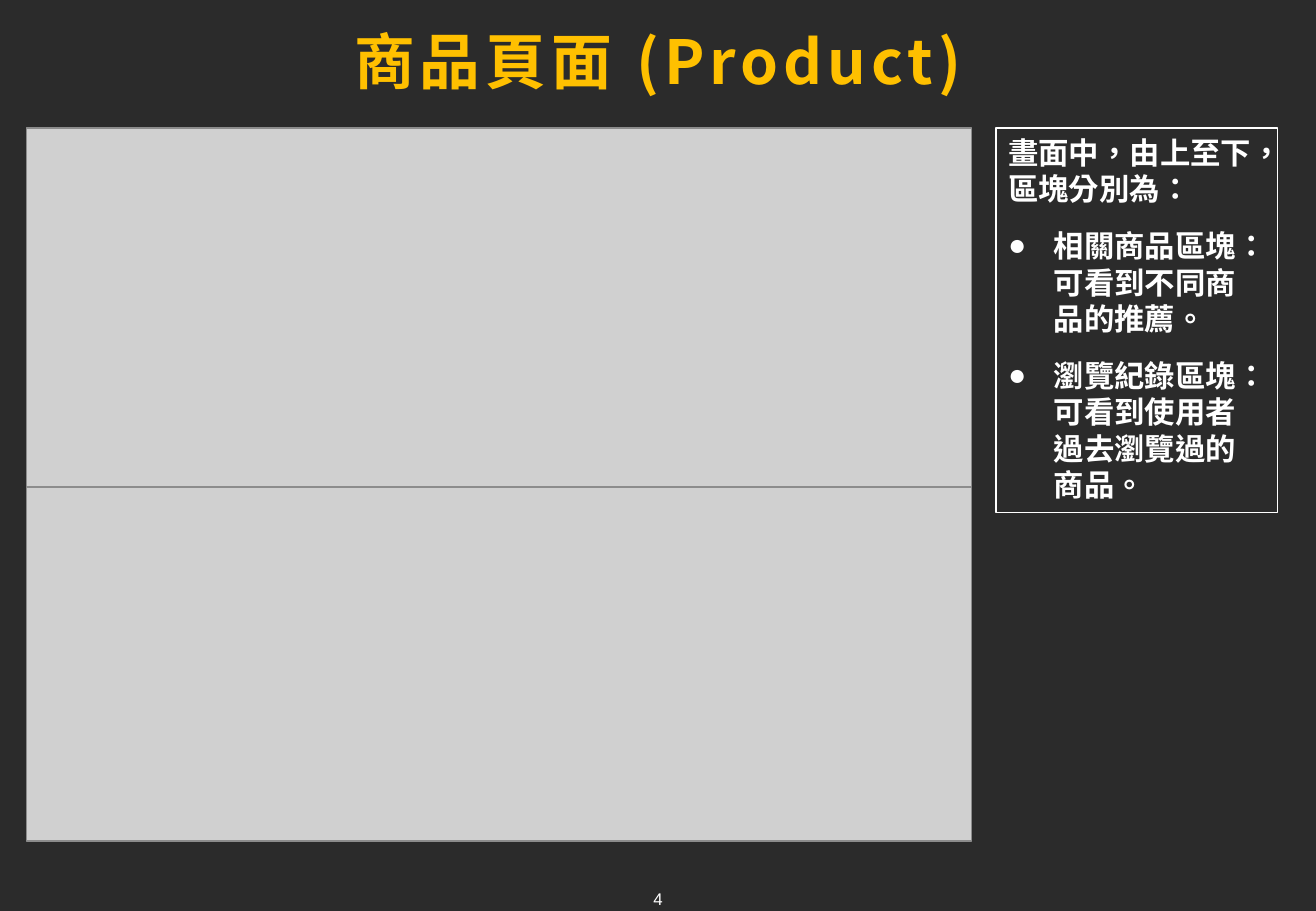
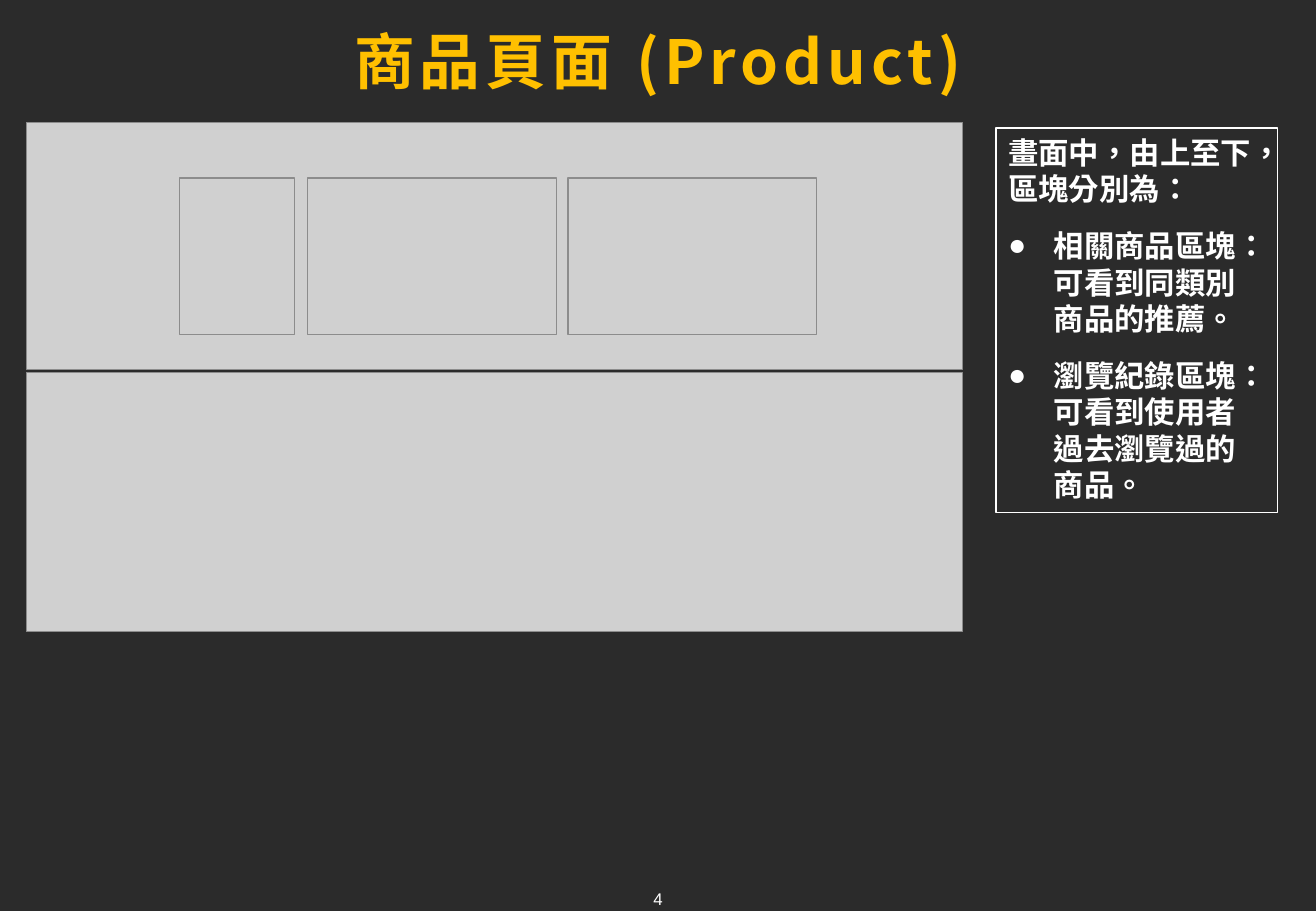
Before and after one commit to tim93009/FinalProject_GameForum, a slide deck: slide 4 of docs/ppt/chang.pptx. Drawn at 1316x911 pixels with LibreOffice and Linux fonts; fonts in the diff are those of the drawing; grey boxes stand for pictures; background and template pictures are left out; a plain dark background stands for a picture behind light text. Boxes give left, top, right and bottom in pixels: in the first picture for what was removed or moved away, otherwise in the second. Text is boxed around its words. In the diff, an @@ line names an element or a change of style, - is before the commit and + after.

```diff
--- a/docs/ppt/chang.pptx
+++ b/docs/ppt/chang.pptx
@@ picture: place and size @@
-picture at <box>27,128,972,486</box>
+picture at <box>27,123,964,369</box>
@@ picture added at <box>180,179,294,335</box> @@
@@ picture added at <box>307,179,557,335</box> @@
@@ picture added at <box>569,179,818,335</box> @@
@@ text in rectangle at <box>1054,231,1267,333</box>: text changed @@
-● 相關商品區塊：可看到不同商品的推薦。
+● 相關商品區塊：可看到同類別商品的推薦。
@@ picture added at <box>27,373,964,632</box> @@
@@ picture removed at <box>27,487,972,841</box> @@
```
Also in this commit, not shown: 5 other slides changed.
